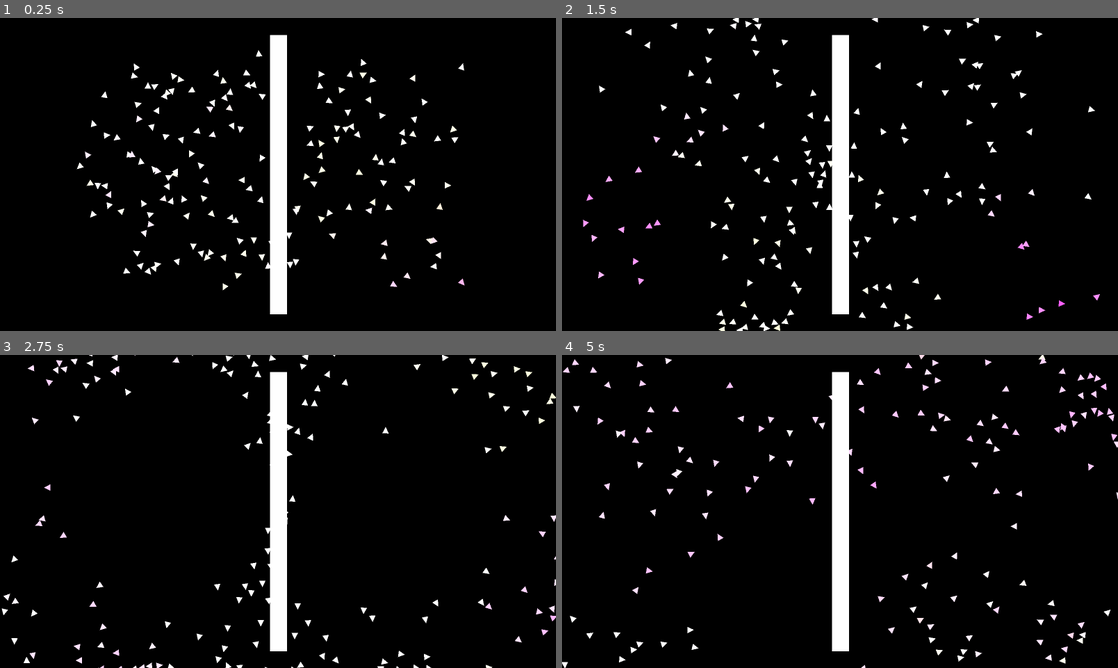
Above: before the commit, frames 1-4 (two rows, left to right).
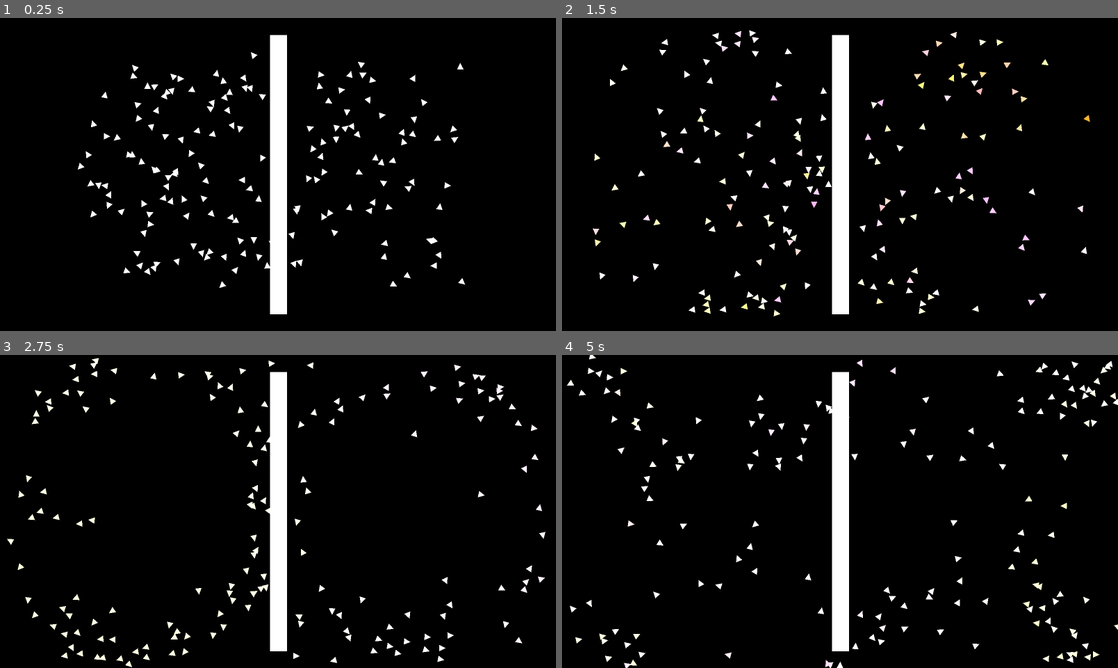
Above: after the commit, the same moments.

Repository: Sub1111/boids
Game: Godot game, scene res://2d/main_2d.tscn
Two runs of this game, one before a commit and one after it. Both use one fixed random seed, a clock stepped at 60 frames per second and the inputs below.
Inputs:
- Up to frame 1 (0.25 s): no input
- Up to frame 2 (1.5 s): tap O (color_changing_switch, bound only after the commit) at 0.6 s; tap I (color_denependency_switch, bound only after the commit) at 0.8, 1.35 s
- Up to frame 3 (2.75 s): tap O (color_changing_switch, bound only after the commit) at 1.55 s; tap C (colision_avoidance_switch) at 2.1 s; tap I (color_denependency_switch, bound only after the commit) at 2.3 s
- Up to frame 4 (5 s): tap L (light_fisrst_one) at 2.85 s; tap O (color_changing_switch, bound only after the commit) at 3.05, 3.6, 4.55 s; tap I (color_denependency_switch, bound only after the commit) at 3.8, 4.35 s

The runs differ from the first frame. In frame 1, 1.5% of the frame differs, in the area x 13-84%, y 10-88%; in frame 2, 4.4%, in the area x 3-97%, y 0-100%; in frame 3, 4.1%; in frame 4, 4.3%.

Commit message:
color switchs

Diff:
--- a/2d/color_changing.gd
+++ b/2d/color_changing.gd
@@ -18,7 +18,7 @@
 	g = modulate.g
 	b = modulate.b
 
-	if flockmates.size() > 0:
+	if flockmates.size() > 0 and GlobalVars2d.is_color_dependency_enabled:
 		r = 0
 		g = 0
 		b = 0
@@ -30,4 +30,8 @@
 		r /= flockmates.size()
 		g /= flockmates.size()
 		b /= flockmates.size()
-	modulate = Color(r + randf_range(-0.01,0.01), g + randf_range(-0.1,0.1), b + randf_range(-0.1,0.1), 1.)
+
+	if GlobalVars2d.is_color_changing_enabled:
+		modulate = Color(r + randf_range(-0.01,0.01), g + randf_range(-0.1,0.1), b + randf_range(-0.1,0.1), 1.)
+	else:
+		modulate = Color(r, g, b, 1.)
--- a/2d/fish_2d.gd
+++ b/2d/fish_2d.gd
@@ -4,22 +4,22 @@
 var flockmates: Array[Node2D]
 
 var avoidance_strength = 1.0
-var alignment_strength = 1.0
-var cohesion_strength = 1.0
+var alignment_strength = 0.5
+var cohesion_strength = 2.
 
 const max_speed := 10.0
 const min_speed := 3.0
 const max_steer_force := max_speed / 3.
 const forward_acceleration: float = max_speed / 2.
 
-const avoidance_radius := 5.
+const avoidance_radius := 3.
 const vision_cone_threshhold := -0.7
 const vision_distance = 20.
 
 const ray_direction_amount = 20
 var ray_directions: Array[Vector2]
 var ray: RayCast2D
-var colision_avoid_strength = 20.
+var colision_avoid_strength = 50.
 
 var velocity: Vector2
 var acceleration: Vector2
--- a/2d/global_vars_2d.gd
+++ b/2d/global_vars_2d.gd
@@ -1,10 +1,14 @@
 extends Node
 
 var is_colision_avoidance_enabled
+var is_color_changing_enabled
+var is_color_dependency_enabled
 
 # Called when the node enters the scene tree for the first time.
 func _ready() -> void:
 	is_colision_avoidance_enabled = true
+	is_color_changing_enabled = false
+	is_color_dependency_enabled = false
 
 
 # Called every frame. 'delta' is the elapsed time since the previous frame.
@@ -14,3 +18,7 @@
 func _input(event: InputEvent) -> void:
 	if event.is_action_released("colision_avoidance_switch"):
 		is_colision_avoidance_enabled = !is_colision_avoidance_enabled
+	if event.is_action_released("color_changing_switch"):
+		is_color_changing_enabled = !is_color_changing_enabled
+	if event.is_action_released("color_denependency_switch"):
+		is_color_dependency_enabled = !is_color_dependency_enabled
--- a/project.godot
+++ b/project.godot
@@ -37,3 +37,13 @@
 "events": [Object(InputEventKey,"resource_local_to_scene":false,"resource_name":"","device":0,"window_id":0,"alt_presse …(189 unchanged characters)…
 ]
 }
+color_denependency_switch={
+"deadzone": 0.5,
+"events": [Object(InputEventKey,"resource_local_to_scene":false,"resource_name":"","device":-1,"window_id":0,"alt_pressed":false,"shift_pressed":false,"ctrl_pressed":false,"meta_pressed":false,"pressed":false,"keycode":0,"physical_keycode":73,"key_label":0,"unicode":105,"location":0,"echo":false,"script":null)
+]
+}
+color_changing_switch={
+"deadzone": 0.5,
+"events": [Object(InputEventKey,"resource_local_to_scene":false,"resource_name":"","device":-1,"window_id":0,"alt_pressed":false,"shift_pressed":false,"ctrl_pressed":false,"meta_pressed":false,"pressed":false,"keycode":0,"physical_keycode":79,"key_label":0,"unicode":111,"location":0,"echo":false,"script":null)
+]
+}
